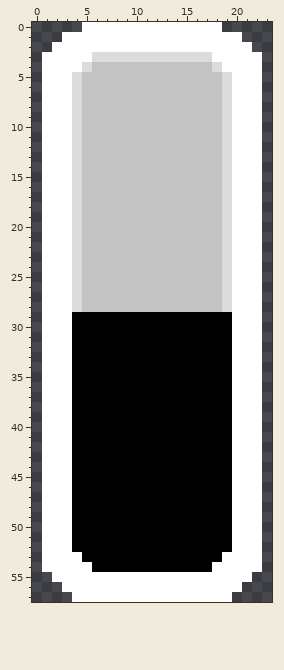
Two versions of one pixel-art sprite, 02_TwinStick/Resources/Tanks/barrelWhite_outline-2Hit.png. Above is the file before it was changed.
The file is 24x58 pixels. Pixels under 10% opacity are left out.
After the commit:
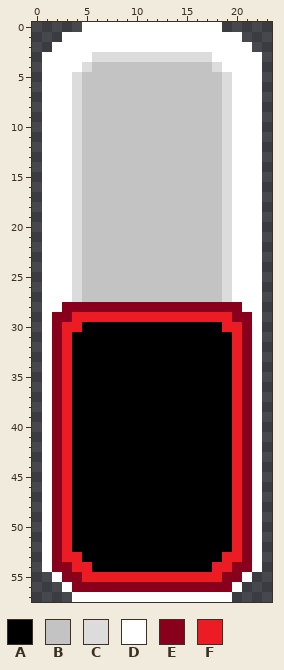
Palette (. is transparent): A #000000  B #c3c3c3  C #dcdcdc  D #ffffff  E #88001b  F #ec1c24
Change:
y 28: x 3..20 DCBBBBBBBBBBBBBBCD -> EEEEEEEEEEEEEEEEEE
y 29: x 2..21 DDAAAAAAAAAAAAAAAADD -> EEFFFFFFFFFFFFFFFFEE
y 30: x 2..4 DDA -> EFF; x 19..21 ADD -> FFE
y 31..52: x 2..3 DD -> EF; x 20..21 DD -> FE
y 53: x 2..4 DDD -> EFF; x 19..21 DDD -> FFE
y 54: x 2..5 DDDD -> EEFF; x 18..21 DDDD -> FFEE
y 55: x 3..20 DDDDDDDDDDDDDDDDDD -> EEFFFFFFFFFFFFFFEE
y 56: x 4..19 DDDDDDDDDDDDDDDD -> EEEEEEEEEEEEEEEE
Where, in picture pixels (left, top, right, bottom), the same in both pictures:
changed: (52, 302, 252, 592)
